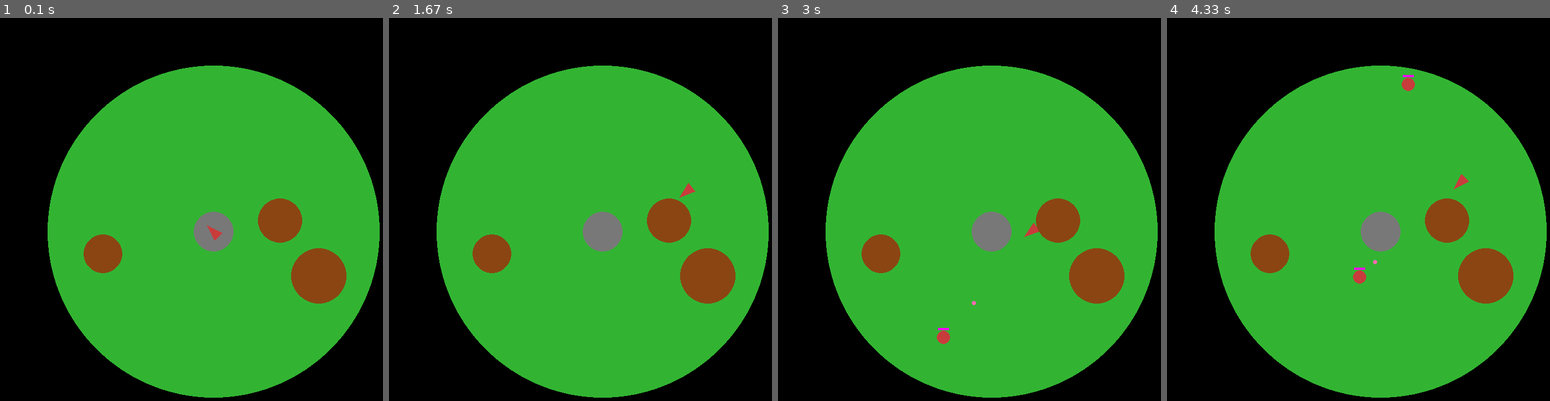
Above: before the commit, frames 1-4 (left to right).
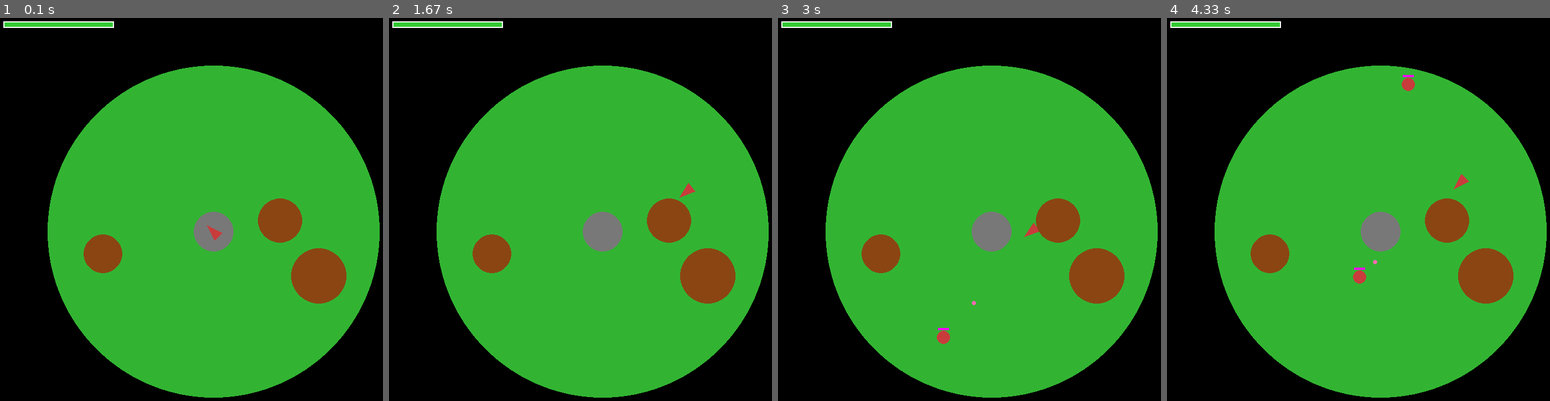
Above: after the commit, the same moments.

Repository: muluken12gg/pygame-alien-defender-game
Game: pygame game, started from main.py
Two runs of this game, one before a commit and one after it. Both use one fixed random seed, a clock stepped at 60 frames per second and the inputs below.
Inputs (mouse positions are in pixels of both pictures, inside the frame that each line leads up to):
- Up to frame 1 (0.1 s): no input
- Up to frame 2 (1.67 s): press the mouse at (745, 220) at 0.37 s; move the mouse to (676, 240) at 0.47 s; release the mouse at (603, 259) at 0.6 s; hold D 0.67-1.13 s; hold W 1.17-1.47 s; hold D from 1.5 s (still down)
- Up to frame 3 (3 s): release D at 1.97 s; hold A 2-2.53 s; hold S 2.57-2.87 s; hold A from 2.9 s (still down)
- Up to frame 4 (4.33 s): release A at 3.3 s; hold W 3.33-3.7 s; hold D from 3.73 s (still down)

The runs differ from the first frame. In frame 1, 0.5% of the frame differs, in the area x 0-30%, y 0-3%; in frame 2, 0.5%; in frame 3, 0.5%; in frame 4, 0.5%.

Commit message:
feat: add player health bar and death condition

Diff:
--- a/main.py
+++ b/main.py
@@ -34,7 +34,11 @@
 player_radius = 8
 player_speed = 4
 player_angle = 0
-player_health = 100
+player_max_health = 100
+player_health = player_max_health
+player_alive = True
+player_fire_rate = 10
+player_fire_cooldown = 0
 
 base_radius = 36
 
@@ -68,21 +72,26 @@
     right = (x + math.cos(angle - 2.5) * size, y + math.sin(angle - 2.5) * size)
     pygame.draw.polygon(surface, red, [tip, left, right])
 
+def draw_player_health(surface, health, max_health):
+    bar_width = 200
+    bar_height = 12
+    x=20
+    y=20
+
+    health_ratio = health/max_health
+
+    pygame.draw.rect(surface, (60,60,60), (x, y, bar_width, bar_height))
+
+    pygame.draw.rect(surface, (50,200,50), (x, y, bar_width * health_ratio, bar_height))
+
+    pygame.draw.rect(surface, (255,255,255), (x, y, bar_width, bar_height), 2)
+
 running = True
 while running:
     clock.tick(FPS)
     for event in pygame.event.get():
         if event.type == pygame.QUIT:
             running=False
-
-        if event.type == pygame.MOUSEBUTTONDOWN:
-            if event.button == 1:
-                bullets.append([
-                    player_x,
-                    player_y,
-                    math.cos(player_angle) * bullet_speed,
-                    math.sin(player_angle) * bullet_speed
-                ])
 
     keys= pygame.key.get_pressed()
     dx = dy = 0
@@ -109,15 +118,32 @@
         new_y - planet_center[1]
     )
 
-    if distance_to_center <=  planet_radius :
-        player_x = new_x
-        player_y = new_y
+    if player_alive:
+        if distance_to_center <=  planet_radius :
+            player_x = new_x
+            player_y = new_y
 
     mouse_x, mouse_y = pygame.mouse.get_pos()
-    player_angle = math.atan2(
-        mouse_y - player_y,
-        mouse_x - player_x
-    )
+    if player_alive:
+        player_angle = math.atan2(
+            mouse_y - player_y,
+            mouse_x - player_x
+        )
+
+    mouse_buttons = pygame.mouse.get_pressed()
+
+    if player_fire_cooldown > 0:
+        player_fire_cooldown -= 1
+
+    if player_alive and mouse_buttons[0]:
+        if player_fire_cooldown <= 0:
+            bullets.append([
+                player_x,
+                player_y,
+                math.cos(player_angle) * bullet_speed,
+                math.sin(player_angle) * bullet_speed
+            ])
+            player_fire_cooldown = player_fire_rate
 
     spawn_time += 1
     if spawn_time >= alien_spawn_delay:
@@ -167,10 +193,15 @@
             bullets.remove(bullet)
             continue
 
+        bullet_destroyed = False
         for mx, my, mr in mountains:
             if math.hypot(bullet[0] - mx, bullet[1] - my) < mr:
                 bullets.remove(bullet)
+                bullet_destroyed = True
                 break
+
+        if bullet_destroyed:
+            continue
 
         for alien in aliens[:]:
             if math.hypot(bullet[0] - alien["x"], bullet[1] - alien["y"]) < alien_radius:
@@ -198,13 +229,16 @@
             player_health -= alien_bullet_damage
             alien_bullets.remove(bullet)
 
-
+            if player_health <= 0:
+                player_health = 0
+                player_alive = False
             break
 
     screen.fill(black)
     pygame.draw.circle(screen, green, planet_center, planet_radius)
     pygame.draw.circle(screen, gray, planet_center, base_radius)
     draw_player(screen, player_x, player_y, player_angle)
+    draw_player_health(screen, player_health, player_max_health)
 
     for alien in aliens:
         pygame.draw.circle(screen, red, (int(alien["x"]), int(alien["y"])), alien_radius)
@@ -231,5 +265,12 @@
         pygame.draw.circle(
             screen, yellow, (int(bullet[0]), int(bullet[1])), bullet_radius
         )
+
+    if not player_alive:
+        font = pygame.font.SysFont(None, 64)
+        text = font.render("YOU DIED", True, (255,80,80))
+        rect = text.get_rect(center = (WIDTH//2, HEIGHT//2))
+        screen.blit(text, rect)
+
     pygame.display.flip()
 pygame.quit()
